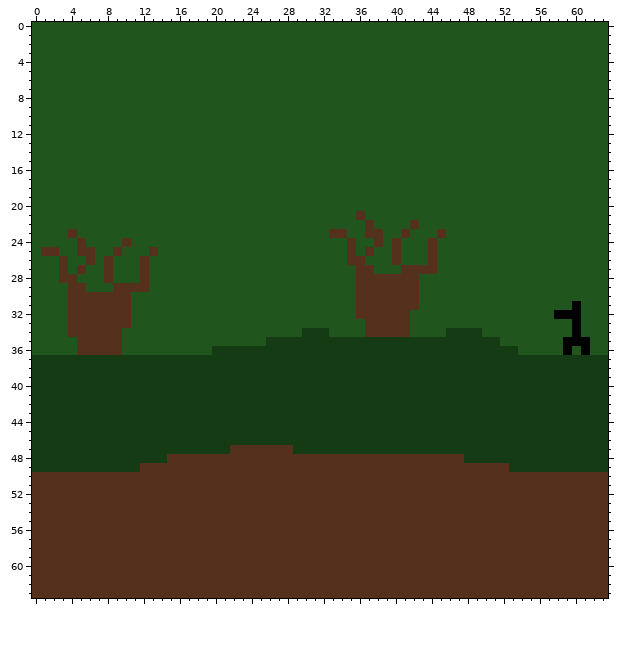
Two versions of one pixel-art sprite, Out With a Bang/Assets/Sprites/Backgrounds/Level 1 BG (1).png. The picture above was drawn from the file before the commit.
The file is 64x64 pixels.
Now the later version:
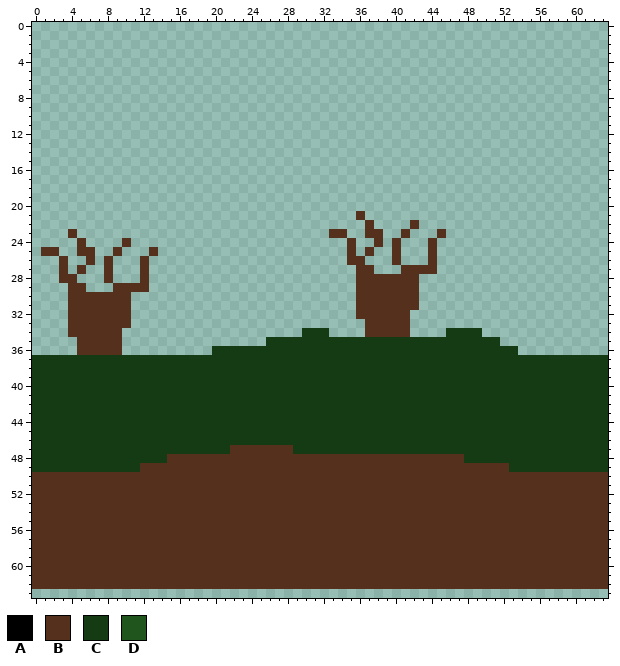
Palette (. is transparent): A #000000  B #55301d  C #153b14  D #20551d
Diff:
y 0..20: x 0..63 DDDDDDDDDDDDDDDDDDDDDDDDDDDDDDDDDDDDDDDDDDDDDDDDDDDDDDDDDDDDDDDD -> ................................................................
y 21: x 0..35 DDDDDDDDDDDDDDDDDDDDDDDDDDDDDDDDDDDD -> ....................................; x 37..63 DDDDDDDDDDDDDDDDDDDDDDDDDDD -> ...........................
y 22: x 0..36 DDDDDDDDDDDDDDDDDDDDDDDDDDDDDDDDDDDDD -> .....................................; x 38..41 DDDD -> ....; x 43..63 DDDDDDDDDDDDDDDDDDDDD -> .....................
y 23: x 0..3 DDDD -> ....; x 5..32 DDDDDDDDDDDDDDDDDDDDDDDDDDDD -> ............................; x 35..36 DD -> ..; x 39..40 DD -> ..; x 42..44 DDD -> ...; x 46..63 DDDDDDDDDDDDDDDDDD -> ..................
y 24: x 0..4 DDDDD -> .....; x 6..9 DDDD -> ....; x 11..34 DDDDDDDDDDDDDDDDDDDDDDDD -> ........................; x 36..37 DD -> ..; x 39 D -> .; x 41..43 DDD -> ...; x 45..63 DDDDDDDDDDDDDDDDDDD -> ...................
y 25: x 0 D -> .; x 3..4 DD -> ..; x 7..8 DD -> ..; x 10..12 DDD -> ...; x 14..34 DDDDDDDDDDDDDDDDDDDDD -> .....................; x 36 D -> .; x 38..39 DD -> ..; x 41..43 DDD -> ...; x 45..63 DDDDDDDDDDDDDDDDDDD -> ...................
y 26: x 0..2 DDD -> ...; x 4..5 DD -> ..; x 7 D -> .; x 9..11 DDD -> ...; x 13..34 DDDDDDDDDDDDDDDDDDDDDD -> ......................; x 37..39 DDD -> ...; x 41..43 DDD -> ...; x 45..63 DDDDDDDDDDDDDDDDDDD -> ...................
y 27: x 0..2 DDD -> ...; x 4 D -> .; x 6..7 DD -> ..; x 9..11 DDD -> ...; x 13..35 DDDDDDDDDDDDDDDDDDDDDDD -> .......................; x 38..40 DDD -> ...; x 45..63 DDDDDDDDDDDDDDDDDDD -> ...................
y 28: x 0..2 DDD -> ...; x 5..7 DDD -> ...; x 9..11 DDD -> ...; x 13..35 DDDDDDDDDDDDDDDDDDDDDDD -> .......................; x 43..63 DDDDDDDDDDDDDDDDDDDDD -> .....................
y 29: x 0..3 DDDD -> ....; x 6..8 DDD -> ...; x 13..35 DDDDDDDDDDDDDDDDDDDDDDD -> .......................; x 43..63 DDDDDDDDDDDDDDDDDDDDD -> .....................
y 30: x 0..3 DDDD -> ....; x 11..35 DDDDDDDDDDDDDDDDDDDDDDDDD -> .........................; x 43..63 DDDDDDDDDDDDDDDDDDDDD -> .....................
y 31: x 0..3 DDDD -> ....; x 11..35 DDDDDDDDDDDDDDDDDDDDDDDDD -> .........................; x 43..63 DDDDDDDDDDDDDDDDDADDD -> .....................
y 32: x 0..3 DDDD -> ....; x 11..35 DDDDDDDDDDDDDDDDDDDDDDDDD -> .........................; x 42..63 DDDDDDDDDDDDDDDDAAADDD -> ......................
y 33: x 0..3 DDDD -> ....; x 11..36 DDDDDDDDDDDDDDDDDDDDDDDDDD -> ..........................; x 42..63 DDDDDDDDDDDDDDDDDDADDD -> ......................
y 34: x 0..3 DDDD -> ....; x 10..29 DDDDDDDDDDDDDDDDDDDD -> ....................; x 33..36 DDDD -> ....; x 42..45 DDDD -> ....; x 50..63 DDDDDDDDDDADDD -> ..............
y 35: x 0..4 DDDDD -> .....; x 10..25 DDDDDDDDDDDDDDDD -> ................; x 52..63 DDDDDDDAAADD -> ............
y 36: x 0..4 DDDDD -> .....; x 10..19 DDDDDDDDDD -> ..........; x 54..63 DDDDDADADD -> ..........
y 63: x 0..63 BBBBBBBBBBBBBBBBBBBBBBBBBBBBBBBBBBBBBBBBBBBBBBBBBBBBBBBBBBBBBBBB -> ................................................................
Changed places in both pictures, as pixel boxes (x1, y1, x2, y2):
erased: (32, 22, 608, 355)
erased: (32, 589, 608, 598)
